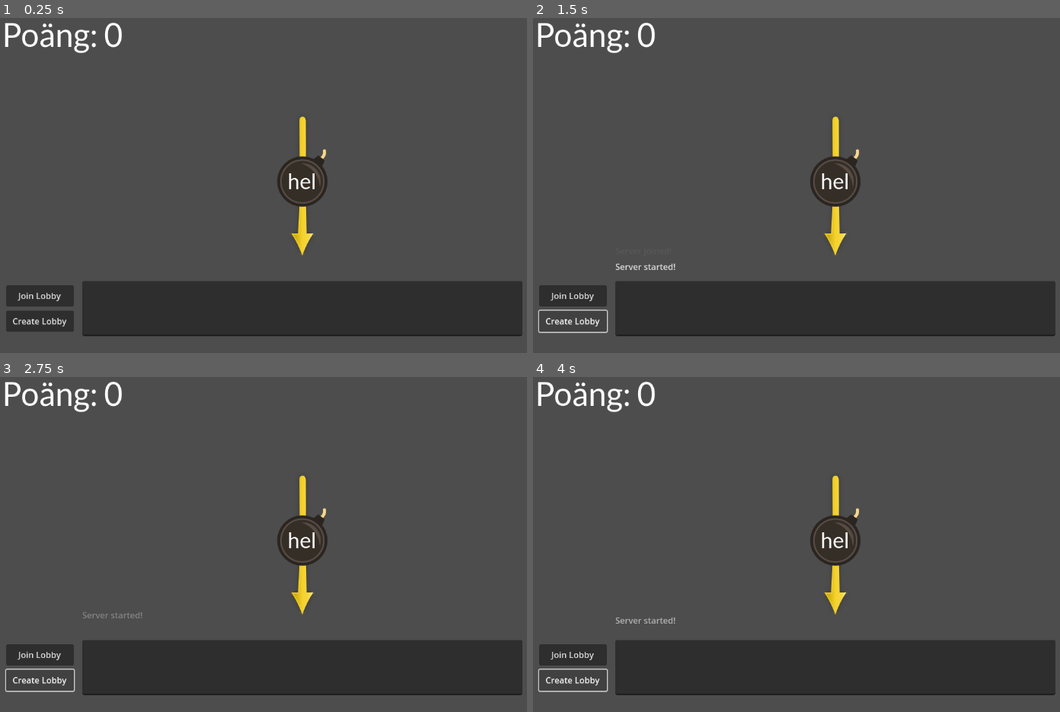
Above: before the commit, frames 1-4 (two rows, left to right).
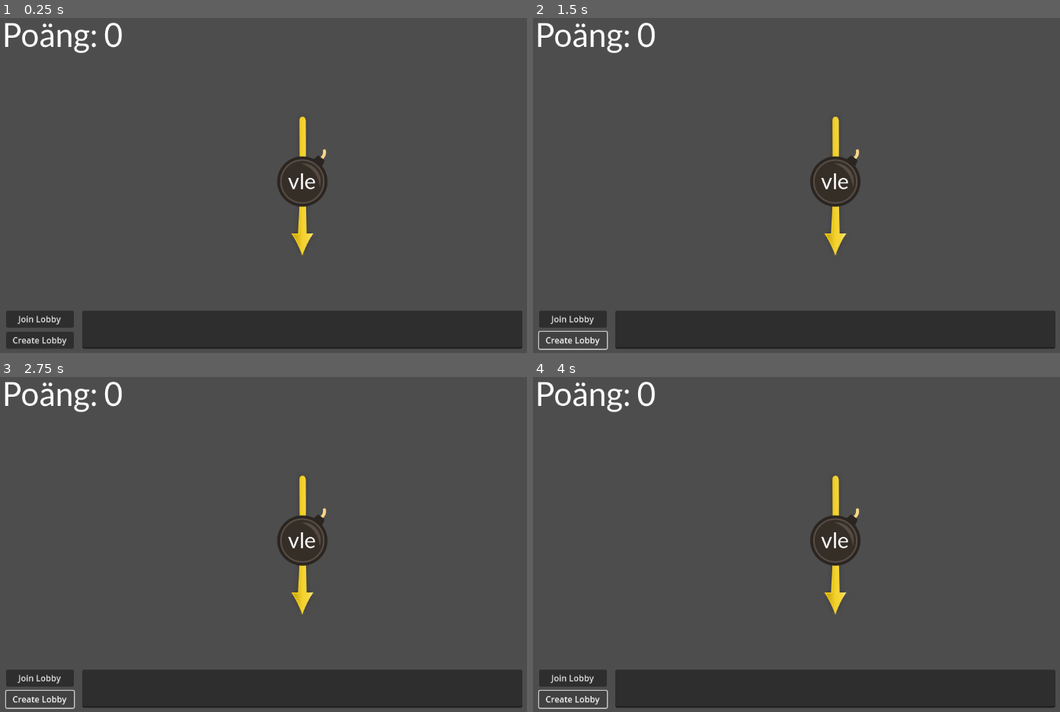
Above: after the commit, the same moments.

Repository: Rapidjonte/ordbomb
Game: Godot game, scene res://scenes/node_2d.tscn
Two runs of this game, one before a commit and one after it. Both use one fixed random seed, a clock stepped at 60 frames per second and the inputs below.
Inputs:
- Up to frame 1 (0.25 s): no input
- Up to frame 2 (1.5 s): click "Join Lobby" at 0.5 s; click "Create Lobby" at 1.25 s
- Up to frame 3 (2.75 s): click "Create Lobby" at 2 s
- Up to frame 4 (4 s): click "Create Lobby" at 2.75 s; tap Enter at 3.5 s

The runs differ from the first frame. In frame 1, 12% of the frame differs, in the area x 1-100%, y 46-99%; in frame 2, 12%; in frame 3, 12%; in frame 4, 12%.

Commit message:
bug fixes

Diff:
--- a/scenes/node_2d.tscn
+++ b/scenes/node_2d.tscn
@@ -66,9 +66,9 @@
 anchor_right = 0.5
 anchor_bottom = 0.5
 offset_left = 160.0
-offset_top = 512.0
+offset_top = 568.0
 offset_right = 992.0
-offset_bottom = 616.0
+offset_bottom = 640.0
 grow_horizontal = 2
 grow_vertical = 2
 size_flags_horizontal = 4
@@ -112,18 +112,20 @@
 [node name="NetworkManager" type="Node" parent="."]
 script = ExtResource("13_14qf5")
 
+[node name="playercontainer" type="Node2D" parent="NetworkManager"]
+
 [node name="join" type="Button" parent="."]
 offset_left = 16.0
-offset_top = 520.0
+offset_top = 568.0
 offset_right = 144.0
-offset_bottom = 560.0
+offset_bottom = 600.0
 text = "Join Lobby"
 
 [node name="create" type="Button" parent="."]
 offset_left = 16.0
-offset_top = 568.0
+offset_top = 608.0
 offset_right = 144.0
-offset_bottom = 608.0
+offset_bottom = 640.0
 text = "Create Lobby"
 
 [connection signal="request_completed" from="saol" to="." method="_on_http_request_request_completed"]
--- /dev/null
+++ b/scenes/player.tscn
@@ -0,0 +1,41 @@
+[gd_scene load_steps=7 format=3 uid="uid://b8f85o21eruu5"]
+
+[ext_resource type="Script" path="res://scripts/player.gd" id="1_dp2q3"]
+[ext_resource type="Texture2D" uid="uid://ca4arfe6845ho" path="res://images/guest.png" id="1_wvnyh"]
+[ext_resource type="FontFile" uid="uid://c0ivdjb6vr6ag" path="res://fonts/round_font.woff2" id="2_1w6i6"]
+[ext_resource type="FontFile" uid="uid://de7sw3fmkkjp6" path="res://fonts/font.woff2" id="3_nxigx"]
+
+[sub_resource type="LabelSettings" id="LabelSettings_p5dks"]
+font = ExtResource("2_1w6i6")
+
+[sub_resource type="LabelSettings" id="LabelSettings_2ndq3"]
+font = ExtResource("3_nxigx")
+font_color = Color(0.728822, 0.728822, 0.728822, 1)
+
+[node name="playernode" type="Node2D"]
+script = ExtResource("1_dp2q3")
+
+[node name="namelabel" type="Label" parent="."]
+offset_left = -32.0
+offset_top = 40.0
+offset_right = 32.0
+offset_bottom = 63.0
+text = "STENAR"
+label_settings = SubResource("LabelSettings_p5dks")
+horizontal_alignment = 1
+autowrap_mode = 2
+
+[node name="sprite" type="Sprite2D" parent="."]
+scale = Vector2(0.5, 0.5)
+texture = ExtResource("1_wvnyh")
+
+[node name="text" type="Label" parent="."]
+offset_left = -32.0
+offset_top = -56.0
+offset_right = 32.0
+offset_bottom = -33.0
+text = "leo"
+label_settings = SubResource("LabelSettings_2ndq3")
+horizontal_alignment = 1
+vertical_alignment = 2
+autowrap_mode = 2
--- a/scripts/network_manager.gd
+++ b/scripts/network_manager.gd
@@ -1,14 +1,76 @@
 extends Node
 
-var peer = ENetMultiplayerPeer.new()
+var peer : ENetMultiplayerPeer
+signal player_list_updated
+
+var players := {}
 
 func start_server(port = 4242, max_clients = 8):
-	peer.create_server(port, max_clients)
-	multiplayer.multiplayer_peer = peer
-	print("server started!")
-	get_parent().say("Server started!")
+	if peer == null:
+		peer = ENetMultiplayerPeer.new()
+
+		var err = peer.create_server(port, max_clients)
+		if err != OK:
+			push_error("failed to create server: %d" % err)
+			return
+
+		multiplayer.multiplayer_peer = peer
+		print("server started!")
+		get_parent().say("Lobby started!")
+		players[multiplayer.get_unique_id()] = "Host"
+		add_player(multiplayer.get_unique_id(), "Host")
+		multiplayer.peer_connected.connect(_on_peer_connected)
+		multiplayer.peer_disconnected.connect(_on_peer_disconnected)
 
 func start_client(server_ip = "127.0.0.1", port = 4242):
-	peer.create_client(server_ip, port)
-	multiplayer.multiplayer_peer = peer
-	get_parent().say("Server joined!")
+	if peer == null:
+		peer = ENetMultiplayerPeer.new()
+
+		var err = peer.create_client(server_ip, port)
+		if err != OK:
+			push_error("failed to create server: %d" % err)
+			return
+
+		multiplayer.multiplayer_peer = peer
+		print("server joined!")
+		get_parent().say("Lobby joined!")
+		multiplayer.server_disconnected.connect(func(): print("Lost connection"))
+		multiplayer.peer_connected.connect(_on_peer_connected)
+		multiplayer.peer_disconnected.connect(_on_peer_disconnected)
+
+func _on_peer_connected(id):
+	print("peer connected:", id)
+	players[id] = "Guest"
+	player_list_updated.emit()
+
+	rpc("add_new_player", id, "Guest")
+
+func _on_peer_disconnected(id):
+	print("peer disconnected:", id)
+	players.erase(id)
+	player_list_updated.emit()
+
+@onready var player_scene = preload("res://scenes/player.tscn")
+var players_nodes = {}
+
+@rpc("any_peer", "reliable")
+func add_new_player(player_id: int, name: String):
+	add_player(player_id, name)
+
+func add_player(player_id: int, name: String = "Player"):
+	if players_nodes.has(player_id):
+		return
+	var player = player_scene.instantiate()
+	player.id = player_id
+	$playercontainer.add_child(player)
+	player.set_player_name(name)
+	players_nodes[player_id] = player
+	update_player_positions()
+
+func update_player_positions():
+	var total = players_nodes.size()
+	var radius = 200
+	var center = Vector2(576, 324)
+	for i in range(total):
+		var player = players_nodes.values()[i]
+		player.set_position_on_circle(center, radius, i, total)
--- a/scripts/node_script.gd
+++ b/scripts/node_script.gd
@@ -19,7 +19,7 @@
 	"H": 3, "I": 1, "J": 8, "K": 3, "L": 1, "M": 3, "N": 1,
 	"O": 2, "P": 3, "Q": 10, "R": 1, "S": 1, "T": 1, "U": 3,
 	"V": 4, "W": 7, "X": 10, "Y": 8, "Z": 10, "Å": 4, "Ä": 4, "Ö": 4,
-	"É": 6, "Ô": 12, "-": 10, " ": 10
+	"É": 6, "Ô": 12, "-": 10, " ": 7, "3": 3, "4": 4, "5": 5
 }
 
 func say(string, x = 160, y = 480):
@@ -29,7 +29,7 @@
 	add_child(popup)
 
 func _input(event):
-	if event is InputEventKey and event.pressed: #and not event.echo:
+	if event is InputEventKey and event.pressed and lineedit.has_focus(): #and not event.echo:
 		if event.unicode > 0:
 			$type.pitch_scale = float(len(lineedit.text))/24+1
 			$type.play()
@@ -69,7 +69,15 @@
 	chars = chars.split(">", true, 0)[1]
 	finalize_chars(chars);
 
+func filter_string(input: String, allowed_chars: Dictionary) -> String:
+	var result = ""
+	for char in input.to_upper():
+		if allowed_chars.has(char):
+			result += char
+	return result.to_lower()
+
 func finalize_chars(chars: String):
+	chars = filter_string(chars, poäng)
 	if true: # if (SELF_TURN):
 		$selfTurn.play()
 	label.text = get_random_chunk(chars, 3).strip_edges().replace(" ", "")
@@ -102,6 +110,7 @@
 func _on_line_edit_text_submitted(new_text):
 	#$submit.play()
 	input = lineedit.text.strip_edges().to_lower().replace("_", "")
+	input = filter_string(input, poäng)
 	if pending == 0 and input.contains(label.text) and !(input in used):
 		print("input: " + input)
 		if extension_enabled and !(extension.find(input) == -1):
@@ -129,10 +138,10 @@
 		saob.request("https://svenska.se/tri/f_saob.php?sok=" + encoded_input)
 		print("request sent to: " + "https://svenska.se/tri/f_saob.php?sok=" + encoded_input)
 	else:
-		if (lineedit.text.strip_edges().to_lower() in used):
+		if (input in used):
 			pass
 			$failWord_alreadyUsed.play()
-		if not lineedit.text.strip_edges().to_lower().contains(label.text):
+		if not input.contains(label.text):
 			pass
 			$fail.play()
 	lineedit.text = "";
@@ -168,7 +177,7 @@
 		fel += 1
 		print("fel: " + str(fel))
 		$fail.play()
-	else:
+	elif ((svar[0].contains(input) and not svar[0].contains("gav inga svar.")) or (svar[1].contains(input) and not svar[1].contains("gav inga svar.")) or (svar[2].contains(input) and not svar[2].contains("gav inga svar."))):
 		rätt += 1
 		print("rätt: " + str(rätt))
 		$correct.play()
@@ -180,6 +189,10 @@
 		used.append(input)
 		label.text = "..."
 		char_req()
+	else:
+		fel += 1
+		print("fel: " + str(fel))
+		$fail.play()
 
 func calculate_word_score(word: String) -> int:
 	var score = 0
--- /dev/null
+++ b/scripts/player.gd
@@ -0,0 +1,18 @@
+extends Node2D
+
+@export var id : int
+
+@onready var name_label = $namelabel
+@onready var text = $text
+@onready var sprite = $sprite
+
+func set_word(str: String):
+	name_label.text = str
+
+func set_player_name(str: String):
+	text.text = str
+
+func set_position_on_circle(center: Vector2, radius: float, index: int, total: int):
+	var angle = index * 2 * PI / total
+	position = center + Vector2(cos(angle), sin(angle)) * radius
+	print("im at: ", position)
Not shown, changed: extension.txt
